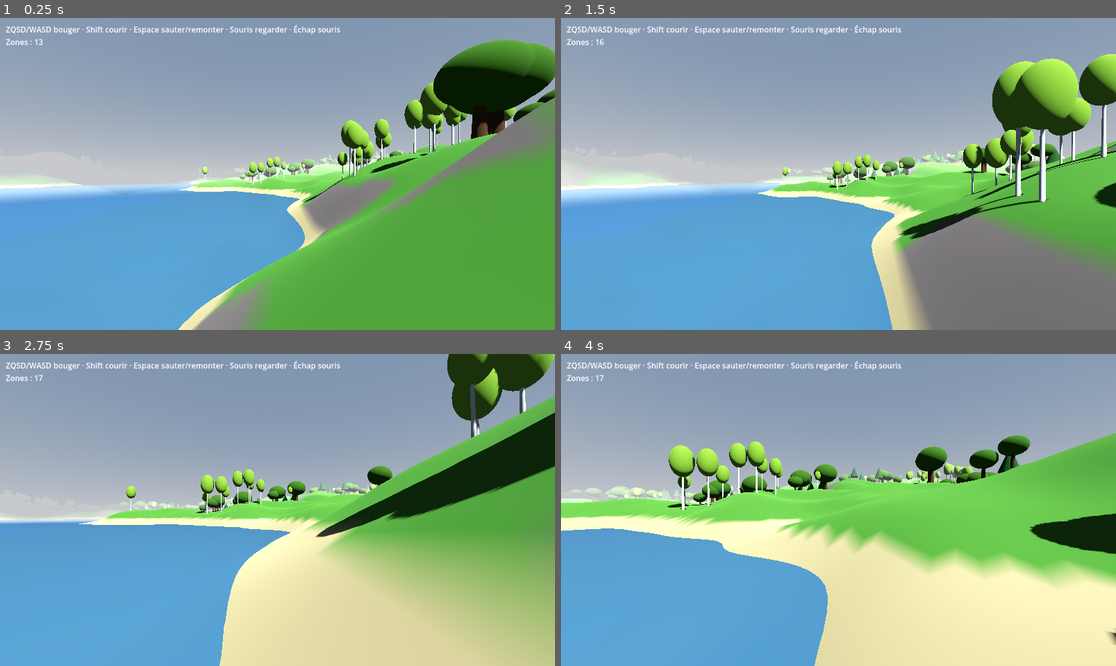
Above: before the commit, frames 1-4 (two rows, left to right).
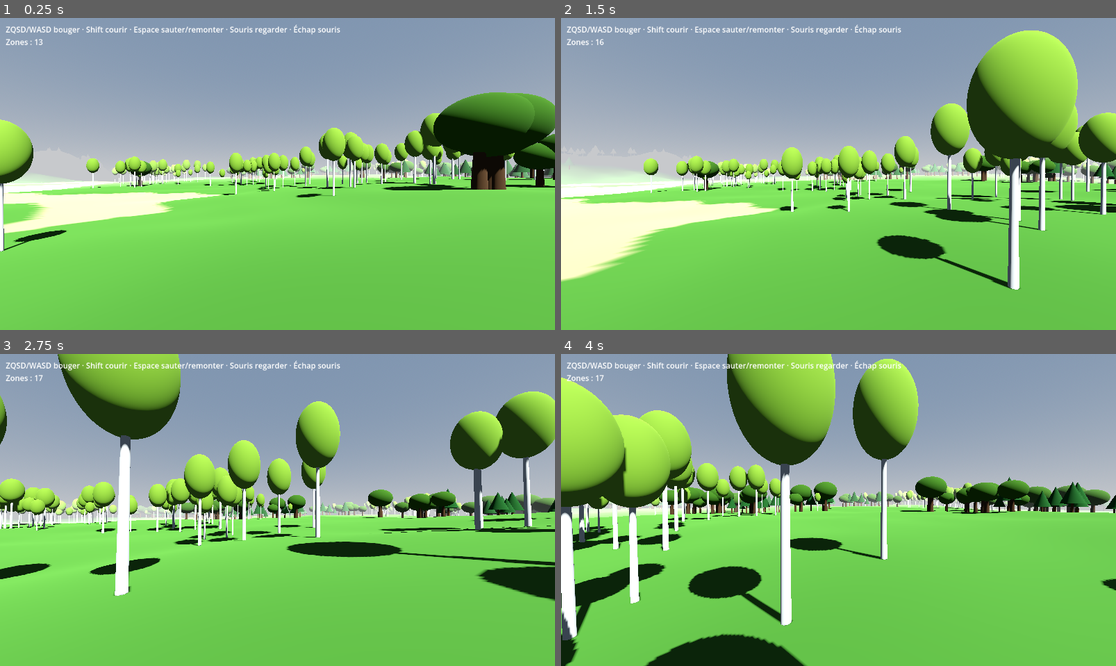
Above: after the commit, the same moments.

Repository: tdebarochez/openworld
Game: Godot game, scene res://main.tscn
The game is run twice, just before and just after one commit, with the same random seed, the same clock (stepped at 60 frames per second) and the same inputs.
Inputs (mouse positions are in pixels of both pictures, inside the frame that each line leads up to):
- Up to frame 1 (0.25 s): no input
- Up to frame 2 (1.5 s): tap Enter at 0.5 s; move the mouse to (866, 174) at 0.52 s; hold Shift 0.53-1.28 s; hold W from 0.53 s (still down); tap Space at 0.77 s; move the mouse to (810, 174) at 1.27 s; tap Shift at 1.35 s
- Up to frame 3 (2.75 s): keep holding W; tap Space at 1.52 s; move the mouse to (288, 503) at 2.02 s; hold Shift from 2.03 s (still down)
- Up to frame 4 (4 s): keep holding W; move the mouse to (832, 516) at 2.77 s; release Shift at 2.78 s; tap Shift at 2.85 s; tap Space at 3.02, 3.77 s; move the mouse to (877, 513) at 3.52 s; hold Shift from 3.53 s (still down)

The runs differ from the first frame. In frame 1, 61% of the frame differs, in the area x 0-100%, y 6-100%; in frame 2, 60%; in frame 3, 72%; in frame 4, 73%, in the area x 0-100%, y 0-100%.

Commit message:
Add plains: low-frequency mask blends flat and hilly regions
- height() lerps between plains (1..7 m) and the previous hills (±20 m)
  using a ~1 km hilliness noise; ~44% plains, ~42% hills, spawn on a plain
- Zone build computes normals from a bordered height grid instead of
  re-sampling the noise: 37 ms -> 26 ms per zone despite the extra lookup
- Swim test searches up to 1 km for a lake and builds its zone first

Co-Authored-By: Claude Opus 5.5 <noreply@anthropic.com>

Diff:
--- a/tests/test_swim.gd
+++ b/tests/test_swim.gd
@@ -12,13 +12,15 @@
 
 
 func _drop_in_lake() -> void:  # after world _ready, which creates the player
-	for x in range(-60, 60, 2):
-		for z in range(-60, 60, 2):
+	for x in range(-1000, 1000, 8):
+		for z in range(-1000, 1000, 8):
 			if w.height(x, z) < -5.0:
-				w.player.position = Vector3(x, 3, z)
+				var spot := Vector3(x, 3, z)
+				w.add_zone(w.cell_of(spot))  # ground under the player before it falls
+				w.player.position = spot
 				print("lake spot ", x, ",", z)
 				return
-	push_error("no deep lake in zone 0")
+	push_error("no deep lake within 1 km")
 	quit(1)
 
 
--- a/world.gd
+++ b/world.gd
@@ -76,7 +76,13 @@
 
 
 func height(x: float, z: float) -> float:
-	return noise.get_noise_2d(x, z) * 35.0 + 5.0
+	var n := noise.get_noise_2d(x, z)
+	return lerpf(n * 6.0 + 4.0, n * 35.0 + 5.0, hilliness(x, z))  # plains (1..7 m) → hills (±20 m)
+
+
+## 0 = plain, 1 = hills. Very low frequency (regions of ~1 km), sampled far from the height noise.
+func hilliness(x: float, z: float) -> float:
+	return smoothstep(-0.15, 0.15, noise.get_noise_2d(x * 0.3 + 20000.0, z * 0.3))
 
 
 ## Normal from the global field (not the mesh) so lighting matches across zone edges.
@@ -180,12 +186,19 @@
 	var colors := PackedColorArray()
 	var heights := PackedFloat32Array()
 	var min_h := INF
+	# Heights with a 1-vertex border, so normals reuse them instead of re-sampling the noise
+	# (same formula as _normal, ~5x fewer noise calls).
+	var g := n + 2
+	var grid := PackedFloat32Array()
+	grid.resize(g * g)
+	for z in g:
+		for x in g:
+			grid[z * g + x] = height(origin.x + x - 1 - half, origin.y + z - 1 - half)
 	for z in n:
 		for x in n:
-			var wx := origin.x + x - half
-			var wz := origin.y + z - half
-			var h := height(wx, wz)
-			var nrm := _normal(wx, wz)
+			var i := (z + 1) * g + x + 1
+			var h := grid[i]
+			var nrm := Vector3(grid[i - 1] - grid[i + 1], 2.0, grid[i - g] - grid[i + g]).normalized()
 			verts.append(Vector3(x - half, h, z - half))
 			normals.append(nrm)
 			colors.append(_ground_color(h, nrm.y))
